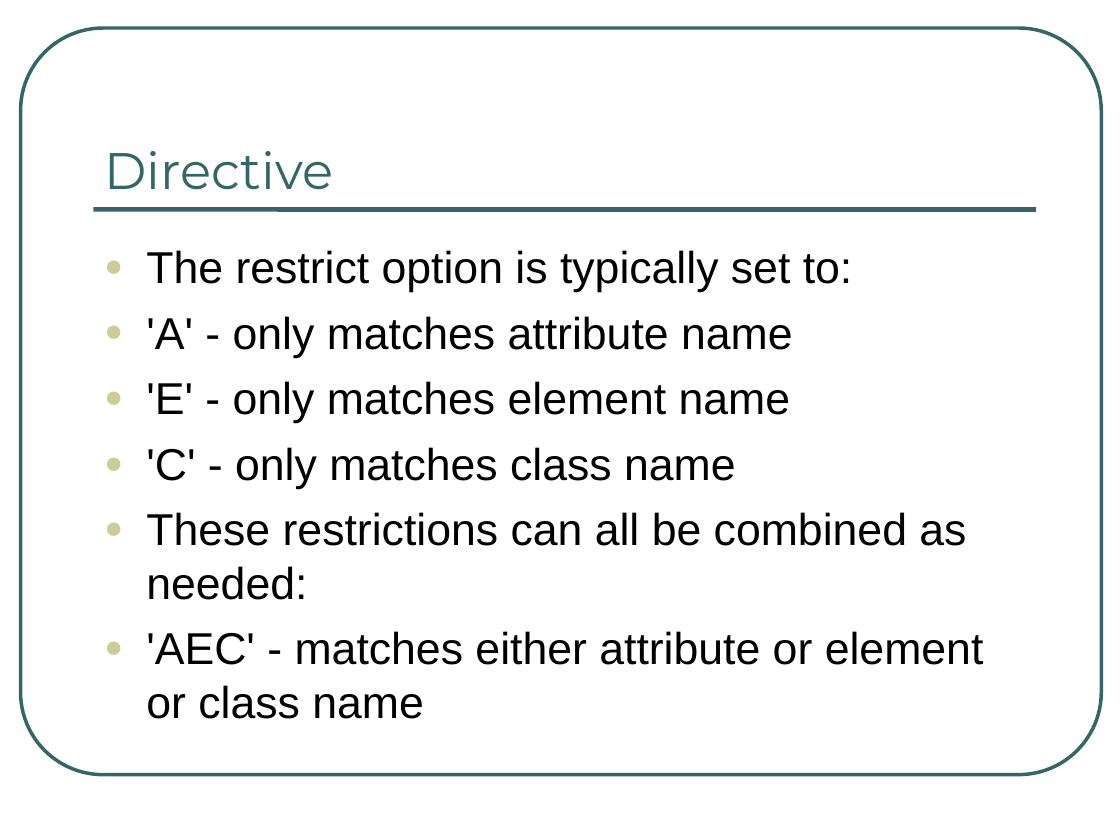
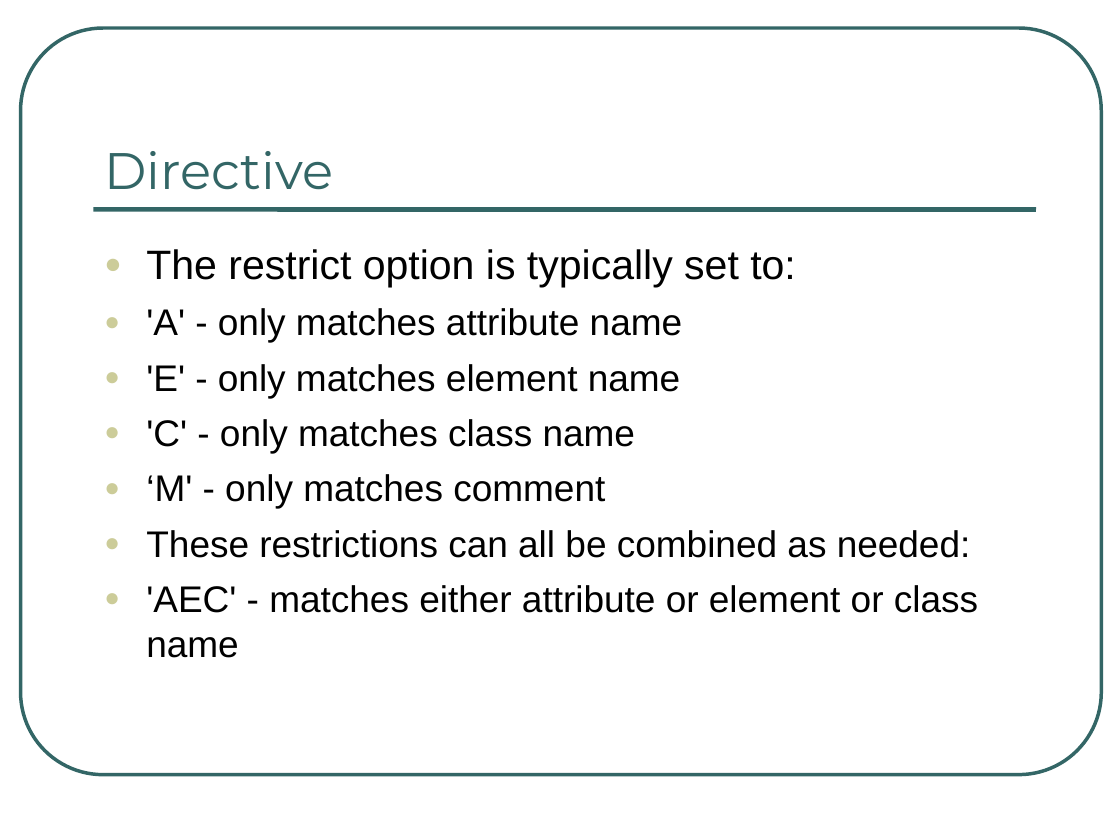
Before and after one commit to darlingtld/AngularJSTS, a slide deck: slide 19 of AngularJS_techshare.ppt (slide 23 before the commit). Drawn at 1120x840 pixels with LibreOffice and Linux fonts; fonts in the diff are those of the drawing. Boxes give left, top, right and bottom in pixels: in the first picture for what was removed or moved away, otherwise in the second. Text is boxed around its words. In the diff, an @@ line names an element or a change of style, - is before the commit and + after.

```diff
--- a/AngularJS_techshare.ppt
+++ b/AngularJS_techshare.ppt
@@ text at [146, 249, 978, 658]: size 28.7 to 26.4 pt in "The restrict option is typically set to:"; size 28.7 to 23.8 pt in "'A' - only matches attribute name", "'E' - only matches element name", "'C' - only matches class name", "These restrictions can all be combined as ..." and 1 more places @@
@@ text at [146, 474, 605, 508]: paragraph added @@
+● ‘M' - only matches comment
```
Also in this commit, not shown: 2 other slides changed, 3 slides added, 7 slides removed, 3 other files.
